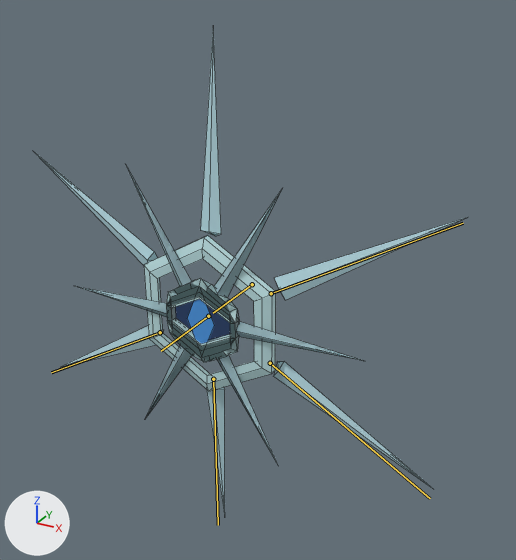
An edit to the Blender file Enemies/SnowflakeEntity.blend, drawn before and after from the same camera.
Rendered twice from a 50 mm camera at (4.37, -6.77, 3.98) aimed at (0.44, 0.37, 0.4). Every picture has the same lights, and +X, +Y and +Z are marked at lower left. The first picture is the older version. The bones that change, and the others that lie on the model, are drawn over the model as lines. Mesh edges are drawn as thin lines.

Names of what the first picture shows: 'BackLeft', 'BackRight', 'CentralEye0', 'CentralEye1', 'CentralEye2', 'CentralEye3', 'FacePlate', 'FrontLeft', 'FrontRight', 'MiddleLeft', 'MiddleRight', 'Pupil'.
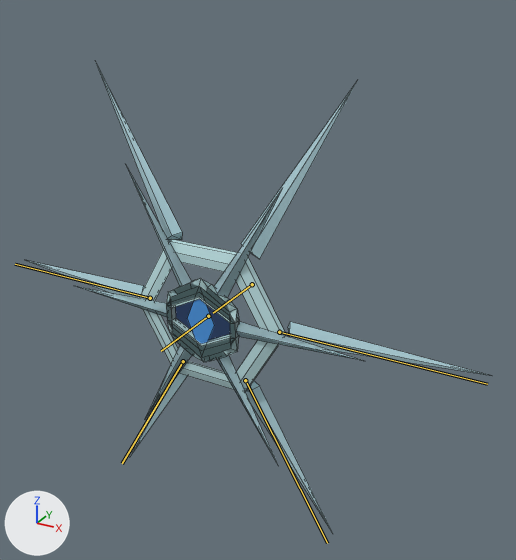
The newer file adds an action. The first version stands in its rest pose; the second is drawn at frame 0 of the action 'Test'.

The edits, one by one:
Bone 'Bone.001' (bone_bone_001) turns from (0, 0, 0) to (0, -30, 0) degrees about its own x, y and z.

What differs and where, as boxes [x1, y1, x2, y2] in the pictures (516 x 560 px):
'FacePlate', posed (11% wider)
    before: [144, 235, 276, 391]
    after: [139, 239, 286, 391]
'MiddleLeft', posed (35% shorter)
    before: [275, 218, 465, 300]
    after: [288, 322, 488, 375]
'FrontLeft', posed (432% wider, 12% shorter)
    before: [200, 34, 221, 236]
    after: [241, 82, 357, 259]
'BackLeft', posed (45% narrower, 17% taller)
    before: [274, 361, 432, 488]
    after: [245, 381, 331, 530]
'FrontRight', posed (28% narrower, 59% taller)
    before: [37, 154, 157, 265]
    after: [96, 63, 182, 240]
'MiddleRight', posed
    before: [61, 326, 163, 367]
    after: [25, 260, 144, 298]
'BackRight', posed (195% wider, 32% shorter)
    before: [206, 387, 225, 516]
    after: [130, 369, 188, 456]
